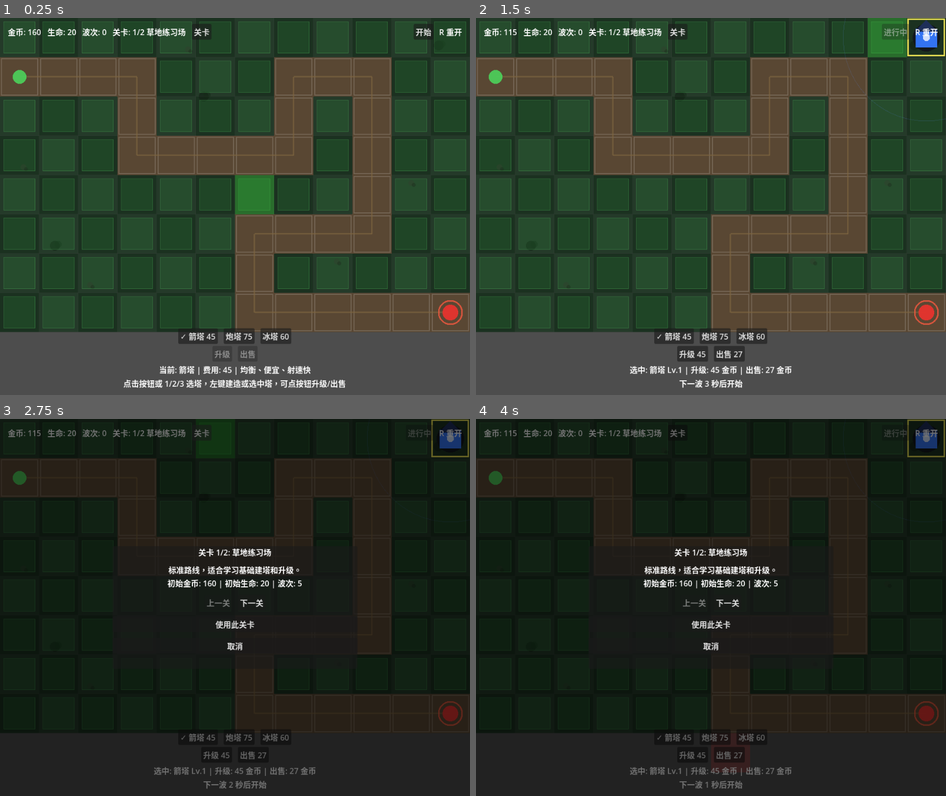
Above: before the commit, frames 1-4 (two rows, left to right).
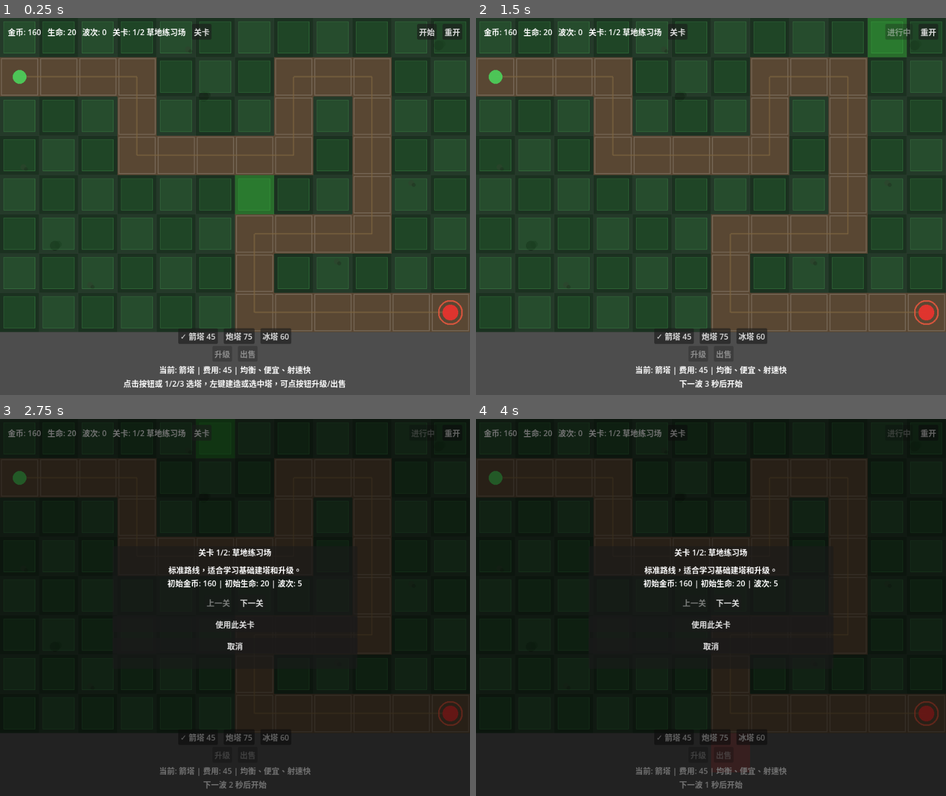
Above: after the commit, the same moments.

Repository: liang04/TowerDefense
Game: Godot game, scene res://scenes/main.tscn
Same seed, same stepped clock (60 frames per second), same inputs: the game is played once before the commit and once after it.
Inputs (mouse positions are in pixels of both pictures, inside the frame that each line leads up to):
- Up to frame 1 (0.25 s): no input
- Up to frame 2 (1.5 s): click (927, 33) at 0.5 s, where only the run after the commit has a clickable "重开"; click "开始" at 1.25 s
- Up to frame 3 (2.75 s): click "关卡" at 2 s
- Up to frame 4 (4 s): click "✓ 箭塔 45" at 2.75 s; click "炮塔 75" at 3.5 s

The runs differ from the first frame. In frame 1, 0.3% of the frame differs, in the area x 88-99%, y 1-6%; in frame 2, 1.4%, in the area x 6-100%, y 0-95%; in frame 3, 0.9%; in frame 4, 1.0%.

Commit message:
Add restart button

Diff:
--- a/scenes/main.tscn
+++ b/scenes/main.tscn
@@ -82,9 +82,9 @@
 layout_mode = 2
 text = "开始"
 
-[node name="StartHint" type="Label" parent="HUD/MarginContainer/VBoxContainer/TopBar"]
-layout_mode = 2
-text = "R 重开"
+[node name="RestartButton" type="Button" parent="HUD/MarginContainer/VBoxContainer/TopBar"]
+layout_mode = 2
+text = "重开"
 
 [node name="Spacer2" type="Control" parent="HUD/MarginContainer/VBoxContainer"]
 layout_mode = 2
--- a/scripts/hud.gd
+++ b/scripts/hud.gd
@@ -25,6 +25,7 @@
 @onready var start_button: Button = $Overlay/StartPanel/StartBox/StartButton
 @onready var level_select_button: Button = $MarginContainer/VBoxContainer/TopBar/LevelSelectButton
 @onready var start_wave_button: Button = $MarginContainer/VBoxContainer/TopBar/StartWaveButton
+@onready var restart_button: Button = $MarginContainer/VBoxContainer/TopBar/RestartButton
 @onready var resume_button: Button = $Overlay/PausePanel/PauseBox/ResumeButton
 @onready var restart_pause_button: Button = $Overlay/PausePanel/PauseBox/RestartPauseButton
 @onready var prev_level_button: Button = $Overlay/LevelSelectPanel/LevelSelectBox/LevelSelectControls/PrevLevelButton
@@ -64,6 +65,7 @@
 	start_button.pressed.connect(_on_start_pressed)
 	level_select_button.pressed.connect(_on_level_select_pressed)
 	start_wave_button.pressed.connect(_on_start_pressed)
+	restart_button.pressed.connect(_on_restart_pressed)
 	resume_button.pressed.connect(_on_resume_pressed)
 	restart_pause_button.pressed.connect(_on_restart_pressed)
 	prev_level_button.pressed.connect(_on_prev_level_pressed)
--- a/scripts/main.gd
+++ b/scripts/main.gd
@@ -64,7 +64,7 @@
 			_upgrade_selected_tower()
 		elif event.keycode == KEY_X:
 			_sell_selected_tower()
-		elif event.keycode == KEY_R and GameManager.is_game_over:
+		elif event.keycode == KEY_R:
 			_restart_game()
 
 ## ---- 塔放置 ----
Not shown, changed: docs/game_design.md
